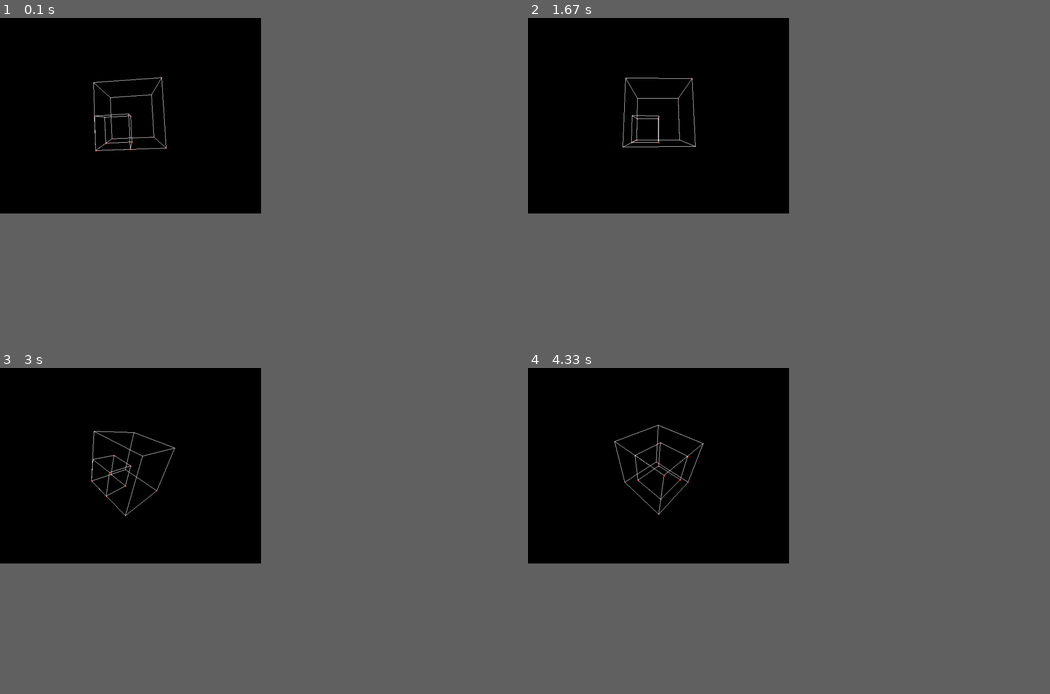
Above: before the commit, frames 1-4 (two rows, left to right).
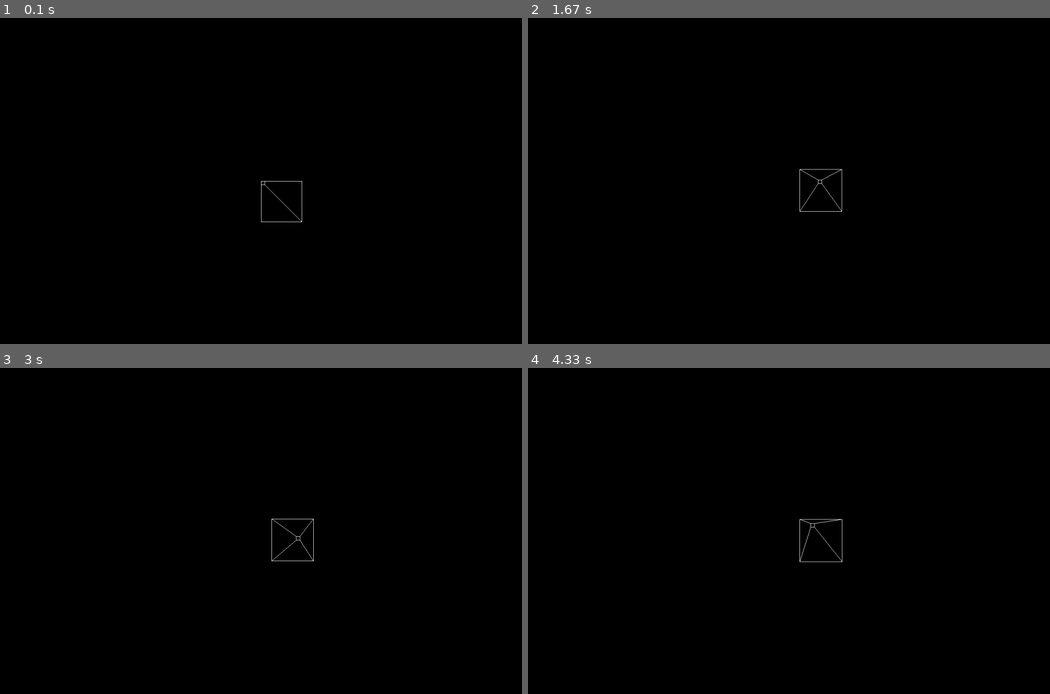
Above: after the commit, the same moments.

Repository: fusionzz/Python-Graphics
Game: pygame game, started from cube_v2.py
The game is run twice, just before and just after one commit, with the same random seed, the same clock (stepped at 60 frames per second) and the same inputs.
Inputs:
- Up to frame 1 (0.1 s): no input
- Up to frame 2 (1.67 s): hold W 0.33-0.8 s; hold Right 0.33-0.8 s; hold I 0.83-1.3 s; hold Right 0.83-1.3 s; hold D 0.83-1.3 s; hold Right from 1.33 s (still down); hold D from 1.33 s (still down)
- Up to frame 3 (3 s): release Right at 1.8 s; release D at 1.8 s; hold Up 1.83-2.13 s; hold W 1.83-2.13 s; tap K at 1.98 s; hold Right 2.17-2.63 s; hold D 2.17-2.63 s; hold Left from 2.67 s (still down); hold A from 2.67 s (still down)
- Up to frame 4 (4.33 s): release Left at 3.2 s; release A at 3.2 s; hold O 3.23-3.53 s; hold Down 3.23-3.53 s; hold S 3.23-3.53 s; tap K at 3.38 s; hold Down 3.57-3.87 s; hold S 3.57-3.87 s; hold Left 3.9-4.3 s; hold A 3.9-4.3 s
In our replay, the window is 450x337 before the commit and 900x562 after it. These sizes can differ from the game's own. Grey fills any space a smaller window leaves; there, only what the larger window draws over its background counts as a difference.

The runs differ from the first frame. In frame 1, 0.5% of the frame differs, in the area x 17-58%, y 18-63%; in frame 2, 0.5%; in frame 3, 0.5%; in frame 4, 0.6%, in the area x 16-61%, y 17-60%.

Commit message:
writing cube

Diff:
--- /dev/null
+++ b/3D_Graphics_with_Pygame/cube.py
@@ -0,0 +1,11 @@
+from wireframe import *
+
+def make_cube():
+    cube_nodes = [(x,y,z) for x in (0,1) for y in (0,1) for z in (0,1)]
+    print(cube_nodes)
+    cube = Wireframe()
+    cube.addNodes(cube_nodes)
+    print(cube.printNodes())
+
+if __name__ == "__main__":
+    make_cube()
--- a/3D_Graphics_with_Pygame/wireframe.py
+++ b/3D_Graphics_with_Pygame/wireframe.py
@@ -56,6 +56,10 @@
 
 
     def addNode(self, node: Node) -> None:
+        #checks for node object
+        if not isinstance(node, Node):
+            raise TypeError("Can only add Node object to nodes")
+
         for listNode in self.nodes:
             if listNode == node:
                 print(str(node) + " is already in the wireframe")
@@ -69,6 +73,10 @@
 
     @singledispatchmethod
     def addEdge(self, edge: Edge) -> None:
+        #checks for edge object
+        if not isinstance(edge, Edge):
+            raise TypeError("Can only add Edge object to edges")
+
         #confirm not a dupe edge
         for listEdge in self.edges:
             if listEdge == edge:
@@ -104,17 +112,12 @@
         if len(edge) != 2:
             raise ValueError("Please provide only 2 node indices")
 
+        #checks that node indices are in bound
         if edge[0] >= len(self.nodes) or edge[1] >= len(self.nodes) or edge[0] < 0 or edge[1] < 0:
             raise ValueError("Index out of bounds")
 
         self.edges.append(Edge(self.nodes[edge[0]], self.nodes[edge[1]]))
 
-    @singledispatchmethod
-    def addEdges(self, edges: list[Edge]) -> None:
+    def addEdges(self, edges: list) -> None:
         for edge in edges:
             self.addEdge(edge)
-
-    @addEdges.register(list)
-    def _(self, edges: list[list[int]]) -> None:
-        for edge in edges:
-            self.addEdge(edge)
--- a/cube_v2.py
+++ b/cube_v2.py
@@ -1,147 +1,132 @@
-import sys, math, pygame
+import pygame
 
-class Point3D:
-    def __init__(self, x = 0, y = 0, z = 0):
-        self.x, self.y, self.z = float(x), float(y), float(z)
+def main():
+    pygame.init()
 
-    def rotateX(self, angle):
-        """ Rotates the point around the X axis by the given angle in degrees. """
-        rad = angle * math.pi / 180
-        cosa = math.cos(rad)
-        sina = math.sin(rad)
-        y = self.y * cosa - self.z * sina
-        z = self.y * sina + self.z * cosa
-        return Point3D(self.x, y, z)
+    WIDTH = 1280
+    HEIGHT = 800
 
-    def rotateY(self, angle):
-        """ Rotates the point around the Y axis by the given angle in degrees. """
-        rad = angle * math.pi / 180
-        cosa = math.cos(rad)
-        sina = math.sin(rad)
-        z = self.z * cosa - self.x * sina
-        x = self.z * sina + self.x * cosa
-        return Point3D(x, self.y, z)
+    screen = pygame.display.set_mode((WIDTH, HEIGHT))
 
-    def rotateZ(self, angle):
-        """ Rotates the point around the Z axis by the given angle in degrees. """
-        rad = angle * math.pi / 180
-        cosa = math.cos(rad)
-        sina = math.sin(rad)
-        x = self.x * cosa - self.y * sina
-        y = self.x * sina + self.y * cosa
-        return Point3D(x, y, self.z)
+    #choose between resolution or fullscreen
+    display_surface = pygame.display.set_mode((WIDTH, HEIGHT))
+    #display_surface = pygame.display.set_mode((0, 0), pygame.FULLSCREEN)
 
-    def project(self, win_width, win_height, fov, viewer_distance):
-        """ Transforms this 3D point to 2D using a perspective projection. """
-        factor = fov / (viewer_distance + self.z)
-        x = self.x * factor + win_width / 2
-        y = -self.y * factor + win_height / 2
-        return Point3D(x, y, 1)
+    pygame.display.set_caption("Cube")
 
-class Simulation:
-    def __init__(self, win_width = 640, win_height = 480):
-        pygame.init()
+    white = (255, 255, 255)
+    black = (0, 0, 0)
 
-        self.screen = pygame.display.set_mode((win_width, win_height))
-        pygame.display.set_caption("3D Wireframe Cube Simulation (http://codeNtronix.com)")
+     #coords of cube in hypothetical 3d plane
+    # point c is at starting coords
+    #side length is variable "side"
+    #
+    #      a-----b
+    #      |  e----f
+    #      |  |    |
+    #      c--|--d |
+    #         g----h
 
-        self.clock = pygame.time.Clock()
+    x_start, y_start, z_start = WIDTH / 2, HEIGHT / 2, 10
+    side_length = 100
 
-        self.vertices = [
-            Point3D(-1,-1,-1),
-            Point3D(-1,1,-1),
-            Point3D(1,1,-1),
-            Point3D(1,-1,-1),
-            Point3D(-1,1,1),
-            Point3D(1,1,1),
-            Point3D(1,-1,1),
-            Point3D(-1,-1,1)
-            ]
+    c = [x_start, y_start, z_start]
+    d = [x_start + side_length, y_start, z_start]
+    a = [x_start, y_start + side_length, z_start]
+    b = [x_start + side_length, y_start + side_length, z_start]
+    e = [x_start, y_start + side_length, z_start + side_length]
+    f = [x_start + side_length, y_start + side_length, z_start + side_length]
+    g = [x_start, y_start, z_start + side_length]
+    h = [x_start + side_length, y_start, z_start + side_length]
 
-        self.vertices2 = [
-            Point3D(-1,-1,-1),
-            Point3D(-1,0,-1),
-            Point3D(0,0,-1),
-            Point3D(0,-1,-1),
-            Point3D(-1,0,0),
-            Point3D(0,0,0),
-            Point3D(0,-1,0),
-            Point3D(-1,-1,0)
-            ]
+    def perspective_projection(point_coords, camera_coords, screen_coords):
+        a_x = point_coords[0]
+        a_y = point_coords[1]
+        a_z = point_coords[2]
+
+        c_x = camera_coords[0]
+        c_y = camera_coords[1]
+        c_z = camera_coords[2]
+
+        e_x = screen_coords[0]
+        e_y = screen_coords[1]
+        e_z = screen_coords[2]
+
+        d_x = a_x - c_x
+        d_y = a_y - c_y
+        d_z = a_z - c_z
+
+        if d_z == 0:
+            d_z = 1
+
+        b_x = (e_z/d_z) * d_x + e_x
+        b_y = (e_z/d_z) * d_y + e_y
+
+        return (b_x, b_y)
+
+    camera_coords = [WIDTH / 2,HEIGHT / 2,0]
+    screen_coords = [WIDTH / 2 ,HEIGHT / 2,10]
+
+    run = True
+
+    while(run):
+        screen.fill((black))
+
+        keys = pygame.key.get_pressed()
+        if keys[pygame.K_w]:
+            camera_coords[1] += 1
+        if keys[pygame.K_s]:
+            camera_coords[1] -= 1
+        if keys[pygame.K_a]:
+            camera_coords[0] -= 1
+        if keys[pygame.K_d]:
+            camera_coords[0] += 1
+        if keys[pygame.K_UP]:
+            screen_coords[1] += 1
+        if keys[pygame.K_DOWN]:
+            screen_coords[1] -= 1
+        if keys[pygame.K_LEFT]:
+            screen_coords[0] -= 1
+        if keys[pygame.K_RIGHT]:
+            screen_coords[0] += 1
+        if keys[pygame.K_i]:
+            camera_coords[2] += .01
+        if keys[pygame.K_k]:
+            camera_coords[2] -= .01
+        if keys[pygame.K_o]:
+            screen_coords[2] += .01
+        if keys[pygame.K_l]:
+            screen_coords[2] -= .01
 
 
-        self.vertices3 = [
-            Point3D(0,-1,-1),
-            Point3D(0,0,-1),
-            Point3D(1,0,-1),
-            Point3D(1,-1,-1),
-            Point3D(0,0,0),
-            Point3D(1,0,0),
-            Point3D(1,-1,0),
-            Point3D(0,-1,0)
-            ]
+        new_a = perspective_projection(a, camera_coords, screen_coords)
+        new_b = perspective_projection(b, camera_coords, screen_coords)
+        new_c = perspective_projection(c, camera_coords, screen_coords)
+        new_d = perspective_projection(d, camera_coords, screen_coords)
+        new_e = perspective_projection(e, camera_coords, screen_coords)
+        new_f = perspective_projection(f, camera_coords, screen_coords)
+        new_g = perspective_projection(g, camera_coords, screen_coords)
+        new_h = perspective_projection(h, camera_coords, screen_coords)
 
-        # Define the vertices that compose each of the 6 faces. These numbers are
-        # indices to the vertices list defined above.
-        self.faces = [(0,1,2,3),(0,1,4,7),(4,5,6,7),(7,6,3,0),(5,6,3,2)]
-        self.faces2 = [(0,1,2,3),(0,1,4,7),(4,5,6,7),(7,6,3,0),(5,6,3,2)]
+        pygame.draw.line(screen, white, new_a, new_b)
+        pygame.draw.line(screen, white, new_a, new_c)
+        pygame.draw.line(screen, white, new_a, new_e)
+        pygame.draw.line(screen, white, new_b, new_d)
+        pygame.draw.line(screen, white, new_b, new_f)
+        pygame.draw.line(screen, white, new_c, new_d)
+        pygame.draw.line(screen, white, new_c, new_g)
+        pygame.draw.line(screen, white, new_d, new_h)
+        pygame.draw.line(screen, white, new_e, new_f)
+        pygame.draw.line(screen, white, new_e, new_g)
+        pygame.draw.line(screen, white, new_f, new_h)
+        pygame.draw.line(screen, white, new_g, new_h)
 
+        pygame.display.update()
 
-        self.angleX, self.angleY, self.angleZ = 0, 0, 0
-
-    def run(self):
-        """ Main Loop """
-        while 1:
-            for event in pygame.event.get():
-                if event.type == pygame.QUIT:
-                    sys.exit()
-
-            self.clock.tick(50)
-            self.screen.fill((0,0,0))
-
-            # Will hold transformed vertices.
-            t = []
-            t1 = []
-
-            for v in self.vertices:
-                # Rotate the point around X axis, then around Y axis, and finally around Z axis.
-                r = v.rotateX(self.angleX).rotateY(self.angleY).rotateZ(self.angleZ)
-                # Transform the point from 3D to 2D
-                p = r.project(self.screen.get_width(), self.screen.get_height(), 256, 4)
-                # Put the point in the list of transformed vertices
-                t.append(p)
-                x, y = int(p.x), int(p.y)
-                self.screen.fill((255,0,0),(x,y,2,2))
-
-
-            for v1 in self.vertices2:
-                # Rotate the point around X axis, then around Y axis, and finally around Z axis.
-                r1 = v1.rotateX(self.angleX).rotateY(self.angleY).rotateZ(self.angleZ)
-                # Transform the point from 3D to 2D
-                p1 = r1.project(self.screen.get_width(), self.screen.get_height(), 256, 4)
-                # Put the point in the list of transformed vertices
-                t1.append(p1)
-                x, y = int(p1.x), int(p1.y)
-                self.screen.fill((255,0,0),(x,y,3,3))
-
-            for f in self.faces:
-                pygame.draw.line(self.screen, (255,255,255), (t[f[0]].x, t[f[0]].y), (t[f[1]].x, t[f[1]].y))
-                pygame.draw.line(self.screen, (255,255,255), (t[f[1]].x, t[f[1]].y), (t[f[2]].x, t[f[2]].y))
-                pygame.draw.line(self.screen, (255,255,255), (t[f[2]].x, t[f[2]].y), (t[f[3]].x, t[f[3]].y))
-                pygame.draw.line(self.screen, (255,255,255), (t[f[3]].x, t[f[3]].y), (t[f[0]].x, t[f[0]].y))
-
-
-            for f1 in self.faces2:
-                pygame.draw.line(self.screen, (255,255,255), (t1[f1[0]].x, t1[f1[0]].y), (t1[f1[1]].x, t1[f1[1]].y))
-                pygame.draw.line(self.screen, (255,255,255), (t1[f1[1]].x, t1[f1[1]].y), (t1[f1[2]].x, t1[f1[2]].y))
-                pygame.draw.line(self.screen, (255,255,255), (t1[f1[2]].x, t1[f1[2]].y), (t1[f1[3]].x, t1[f1[3]].y))
-                pygame.draw.line(self.screen, (255,255,255), (t1[f1[3]].x, t1[f1[3]].y), (t1[f1[0]].x, t1[f1[0]].y))
-
-            self.angleX += 1
-            self.angleY += 1
-            self.angleZ += 1
-
-            pygame.display.flip()
+        #closes window
+        for event in pygame.event.get():
+            if event.type == pygame.QUIT:
+                run = False
 
 if __name__ == "__main__":
-    Simulation().run()
+    main()
